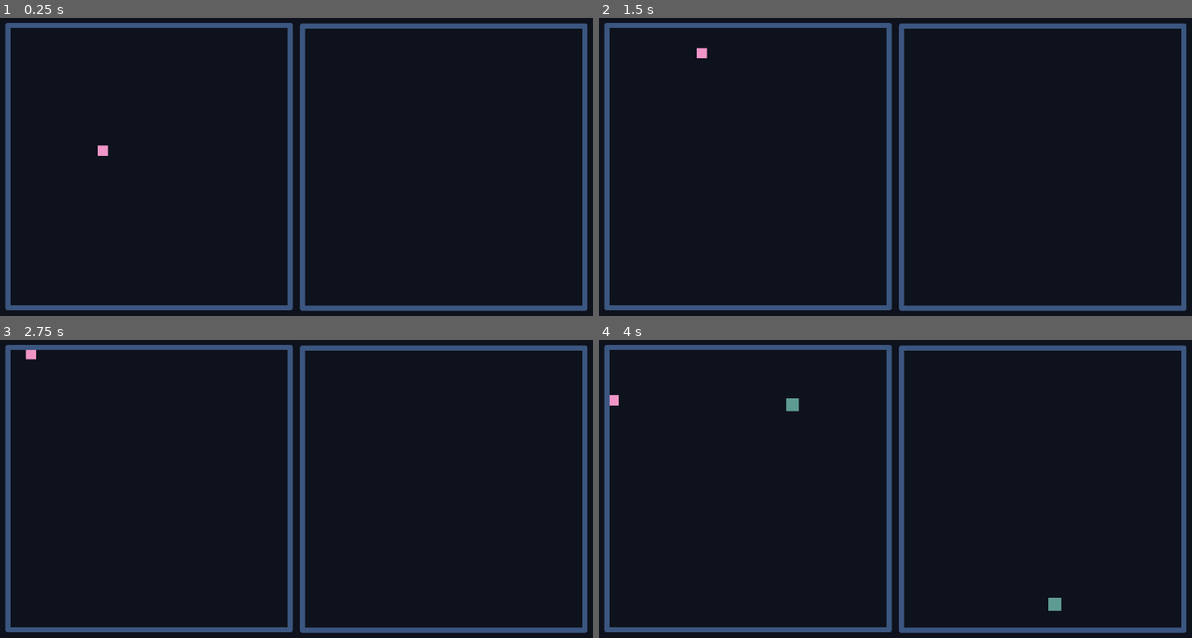
Above: before the commit, frames 1-4 (two rows, left to right).
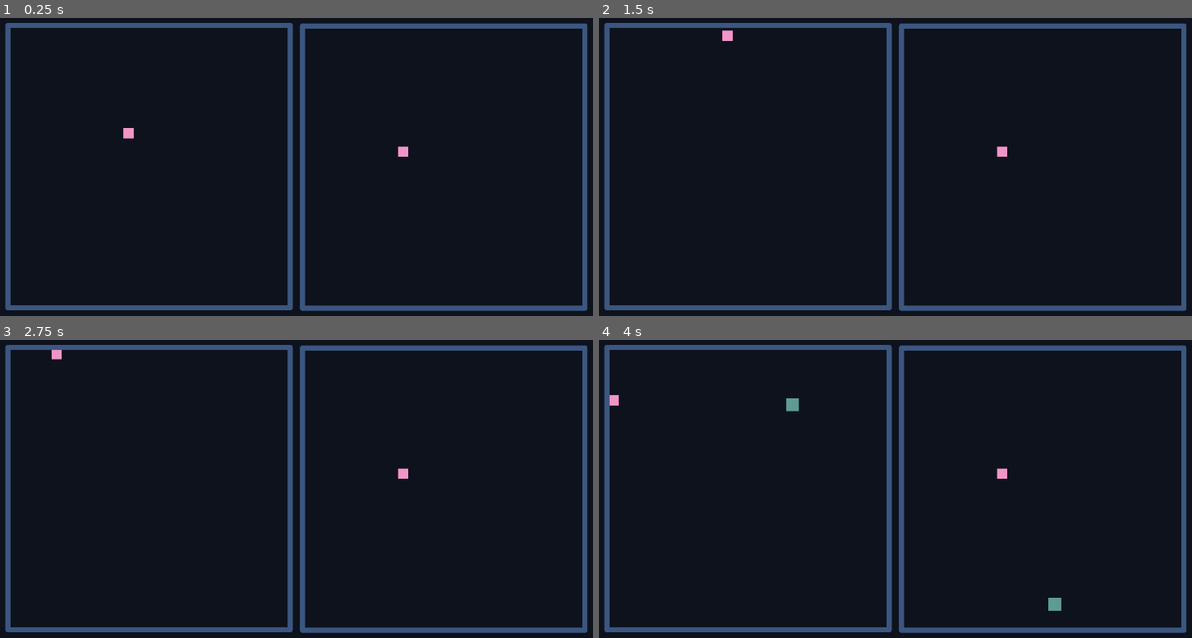
Above: after the commit, the same moments.

Repository: Marina-Banov/ggj-2026
Game: Godot game, scene res://Scenes/game.tscn
The game is run twice, just before and just after one commit, with the same random seed, the same clock (stepped at 60 frames per second) and the same inputs.
Inputs:
- Up to frame 1 (0.25 s): no input
- Up to frame 2 (1.5 s): tap Enter at 0.5 s; hold W (move_up, bound only before the commit) from 0.53 s (still down)
- Up to frame 3 (2.75 s): tap Space at 2 s; release W (move_up, bound only before the commit) at 2.03 s; hold A (move_left, bound only before the commit) from 2.03 s (still down)
- Up to frame 4 (4 s): tap Enter at 3.5 s; release A (move_left, bound only before the commit) at 3.53 s; hold S (move_down, bound only before the commit) from 3.53 s (still down)

The runs differ from the first frame. In frame 1, 0.2% of the frame differs, in the area x 16-69%, y 36-47%; in frame 2, 0.2%; in frame 3, 0.2%; in frame 4, less than 0.1%.

Commit message:
add second player input

Diff:
--- a/Scenes/game.tscn
+++ b/Scenes/game.tscn
@@ -12,8 +12,9 @@
 offset_bottom = 720.0
 color = Color(0.057199996, 0.06952001, 0.11, 1)
 
-[node name="Player" parent="." instance=ExtResource("1_80nbo")]
-position = Vector2(266, 329)
+[node name="Player1" parent="." instance=ExtResource("1_80nbo")]
+position = Vector2(316, 295)
+player_id = 1
 
 [node name="Arena1" parent="." instance=ExtResource("2_e2o6t")]
 unique_name_in_owner = true
@@ -22,3 +23,7 @@
 [node name="Arena2" parent="." instance=ExtResource("2_e2o6t")]
 unique_name_in_owner = true
 position = Vector2(655, 86)
+
+[node name="Player2" parent="." instance=ExtResource("1_80nbo")]
+position = Vector2(851, 331)
+player_id = 2
--- a/Scripts/game.gd
+++ b/Scripts/game.gd
@@ -2,6 +2,7 @@
 
 
 func player_picked_up(player_name: String) -> void:
-	if player_name == "Player":
+	if player_name == "Player1":
 		%Arena2.spawn_line()
+	if player_name == "Player2":
 		%Arena1.spawn_line()
--- a/Scripts/player.gd
+++ b/Scripts/player.gd
@@ -4,10 +4,16 @@
 const MAX_HP = 3
 
 var hp = MAX_HP
+@export var player_id = 0
 
 
 func _physics_process(_delta: float) -> void:
-	var direction = Input.get_vector("move_left", "move_right", "move_up", "move_down")
+	var direction = Input.get_vector(
+		"move_left_{0}".format([player_id]),
+		"move_right_{0}".format([player_id]),
+		"move_up_{0}".format([player_id]),
+		"move_down_{0}".format([player_id])
+	)
 	velocity = direction * SPEED
 	move_and_slide()
 
--- a/project.godot
+++ b/project.godot
@@ -22,28 +22,53 @@
 
 [input]
 
-move_left={
+move_left_1={
 "deadzone": 0.2,
 "events": [null, Object(InputEventKey,"resource_local_to_scene":false,"resource_name":"","device":-1,"window_id":0,"alt …(197 unchanged characters)…
 ]
 }
-move_right={
+move_right_1={
 "deadzone": 0.2,
 "events": [Object(InputEventKey,"resource_local_to_scene":false,"resource_name":"","device":-1,"window_id":0,"alt_press …(192 unchanged characters)…
 ]
 }
-move_up={
+move_up_1={
 "deadzone": 0.2,
 "events": [Object(InputEventKey,"resource_local_to_scene":false,"resource_name":"","device":-1,"window_id":0,"alt_press …(192 unchanged characters)…
 ]
 }
-move_down={
+move_down_1={
 "deadzone": 0.2,
 "events": [Object(InputEventKey,"resource_local_to_scene":false,"resource_name":"","device":-1,"window_id":0,"alt_press …(192 unchanged characters)…
 ]
 }
-dash={
+dash_1={
 "deadzone": 0.2,
 "events": [Object(InputEventKey,"resource_local_to_scene":false,"resource_name":"","device":-1,"window_id":0,"alt_press …(191 unchanged characters)…
 ]
 }
+move_left_2={
+"deadzone": 0.2,
+"events": [Object(InputEventKey,"resource_local_to_scene":false,"resource_name":"","device":-1,"window_id":0,"alt_pressed":false,"shift_pressed":false,"ctrl_pressed":false,"meta_pressed":false,"pressed":false,"keycode":0,"physical_keycode":4194319,"key_label":0,"unicode":0,"location":0,"echo":false,"script":null)
+]
+}
+move_right_2={
+"deadzone": 0.2,
+"events": [Object(InputEventKey,"resource_local_to_scene":false,"resource_name":"","device":-1,"window_id":0,"alt_pressed":false,"shift_pressed":false,"ctrl_pressed":false,"meta_pressed":false,"pressed":false,"keycode":0,"physical_keycode":4194321,"key_label":0,"unicode":0,"location":0,"echo":false,"script":null)
+]
+}
+move_up_2={
+"deadzone": 0.2,
+"events": [Object(InputEventKey,"resource_local_to_scene":false,"resource_name":"","device":-1,"window_id":0,"alt_pressed":false,"shift_pressed":false,"ctrl_pressed":false,"meta_pressed":false,"pressed":false,"keycode":0,"physical_keycode":4194320,"key_label":0,"unicode":0,"location":0,"echo":false,"script":null)
+]
+}
+move_down_2={
+"deadzone": 0.2,
+"events": [Object(InputEventKey,"resource_local_to_scene":false,"resource_name":"","device":-1,"window_id":0,"alt_pressed":false,"shift_pressed":false,"ctrl_pressed":false,"meta_pressed":false,"pressed":false,"keycode":0,"physical_keycode":4194322,"key_label":0,"unicode":0,"location":0,"echo":false,"script":null)
+]
+}
+dash_2={
+"deadzone": 0.2,
+"events": [Object(InputEventKey,"resource_local_to_scene":false,"resource_name":"","device":-1,"window_id":0,"alt_pressed":false,"shift_pressed":false,"ctrl_pressed":false,"meta_pressed":false,"pressed":false,"keycode":0,"physical_keycode":4194310,"key_label":0,"unicode":0,"location":0,"echo":false,"script":null)
+]
+}
